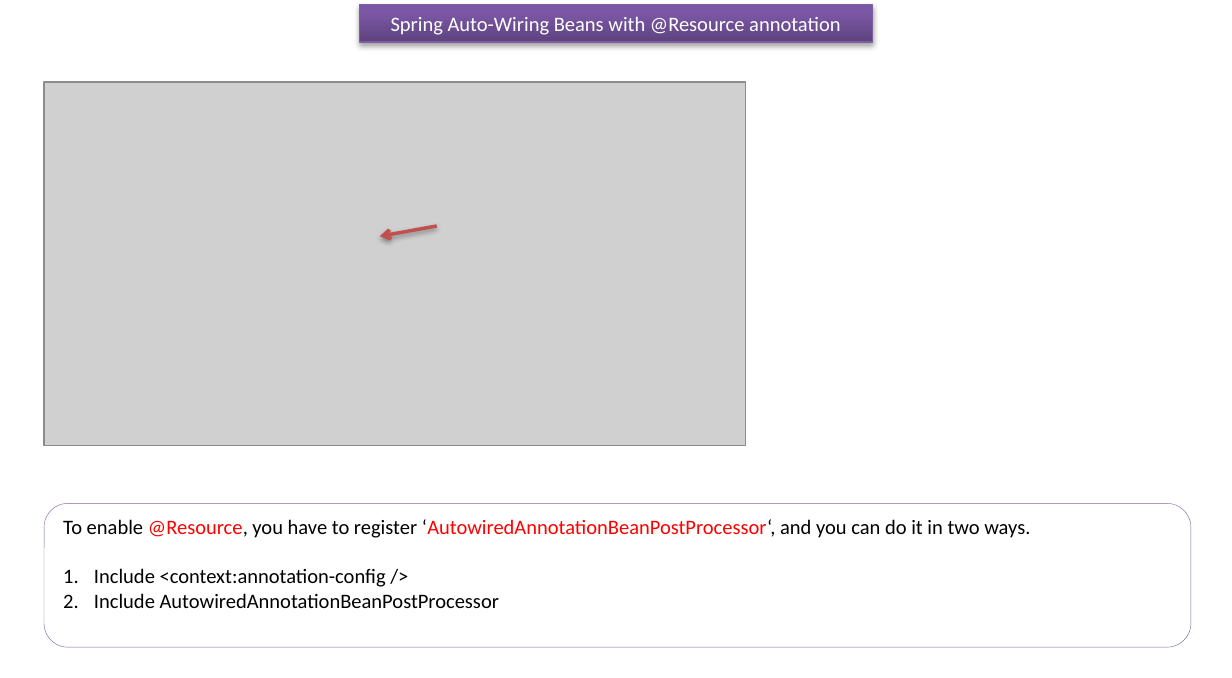
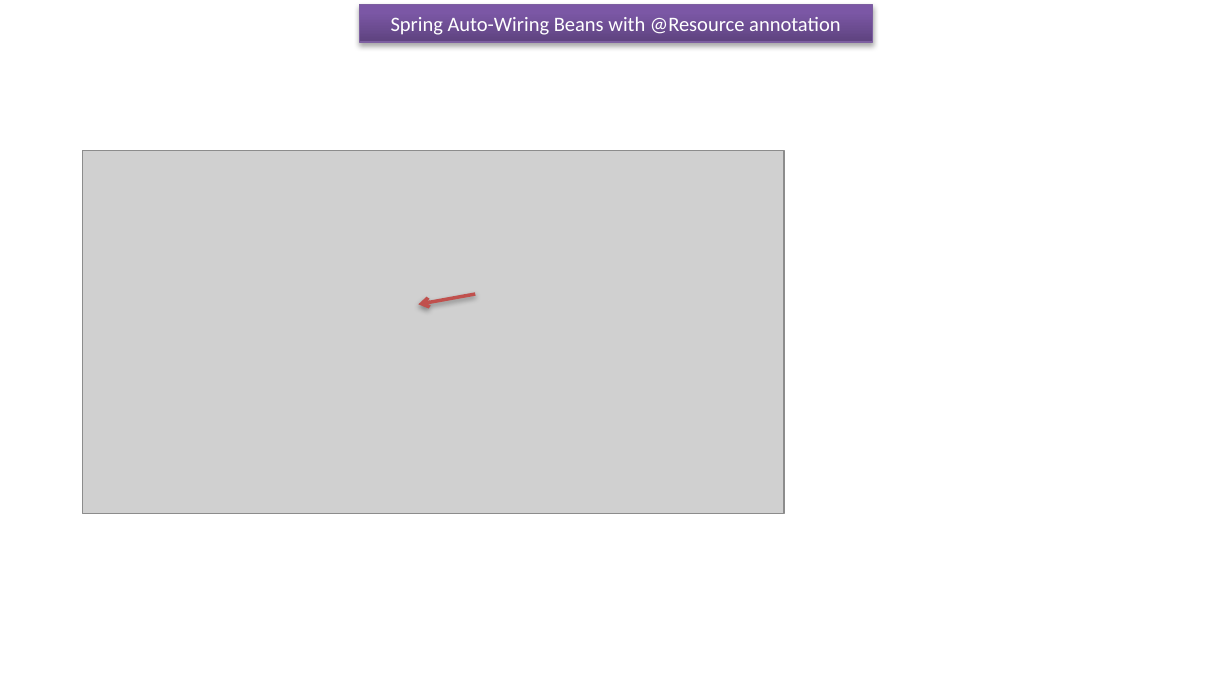
Before and after one commit to ramram43210/javaee, a slide deck: slide 2 of Later/Spring/6_Spring_Auto_Component_Scanning/12/Spring Auto-Wiring Beans with @Resource annotation.pptx. Drawn at 1232x678 pixels with LibreOffice and Linux fonts; fonts in the diff are those of the drawing; grey boxes stand for pictures. Boxes give left, top, right and bottom in pixels: in the first picture for what was removed or moved away, otherwise in the second. Text is boxed around its words. In the diff, an @@ line names an element or a change of style, - is before the commit and + after.

Commit message:
mar30

```diff
--- a/Later/Spring/6_Spring_Auto_Component_Scanning/12/Spring Auto-Wiring Beans with @Resource annotation.pptx
+++ b/Later/Spring/6_Spring_Auto_Component_Scanning/12/Spring Auto-Wiring Beans with @Resource annotation.pptx
@@ picture moved from (x1=44, y1=83, x2=745, y2=446) to (x1=83, y1=150, x2=784, y2=514) @@
@@ arrow moved from (437, 225) - (379, 237) to (476, 294) - (419, 304) @@
@@ rounded rectangle removed at (x1=44, y1=503, x2=1191, y2=647) @@
-To enable @Resource, you have to register ‘AutowiredAnnotationBeanPostProcessor‘, and you can do it in two ways.
-1. Include <context:annotation-config />
-2. Include AutowiredAnnotationBeanPostProcessor
```
